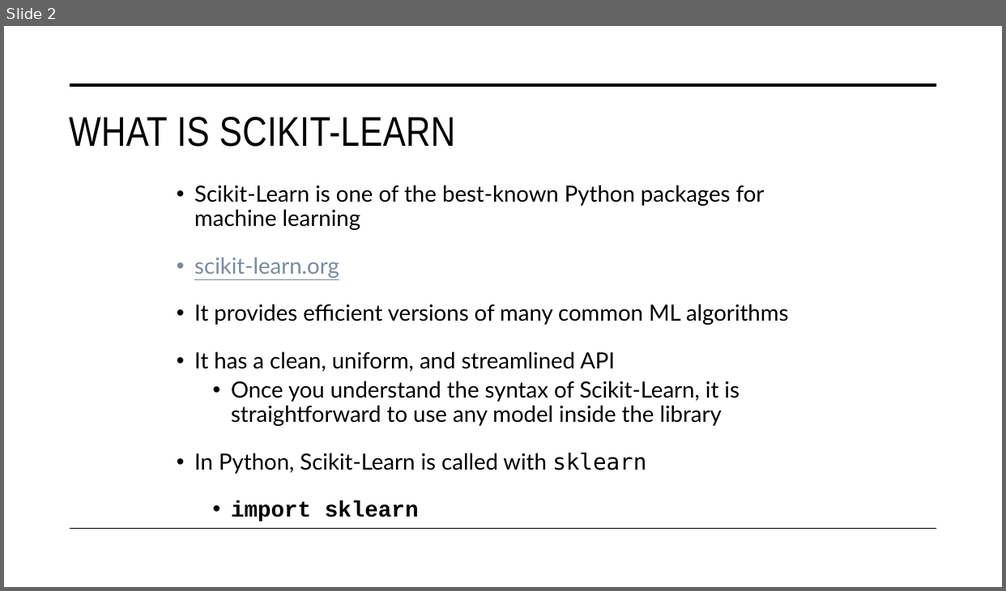
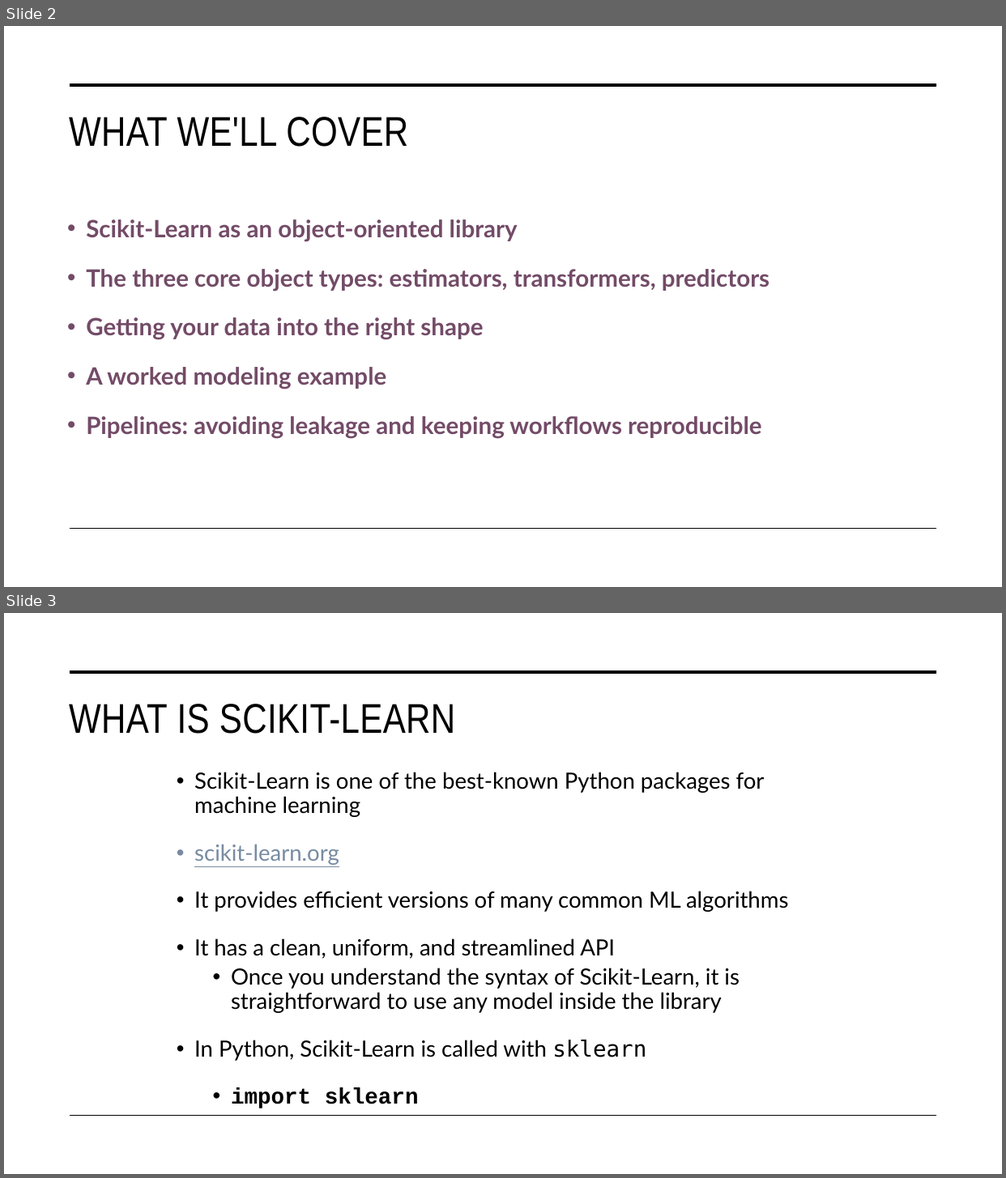
Before and after one commit to STAT-486-Fall-2026/course-content, a slide deck: slides/03-intro-to-sklearn.pptx. Shown one above the other, each under a label of ours: slide 2 before the commit, slides 2 and 3 after it. The pictures are 1006x591 and 1006x1178 pixels, drawn with LibreOffice and Linux fonts; fonts in the diff are those of the drawing. Boxes give left, top, right and bottom in pixels: in the first picture for what was removed or moved away, otherwise in the second. Text is boxed around its words. In the diff, an @@ line names an element or a change of style, - is before the commit and + after.

```diff
--- a/slides/03-intro-to-sklearn.pptx
+++ b/slides/03-intro-to-sklearn.pptx
@@ slide 2 added at box(4, 26, 1002, 587), background #FFFFFF; not listed: 2 template elements that a slide beside it also shows @@
@@ title added at box(69, 117, 408, 147), 40 pt, text #000000 @@
+WHAT WE'LL COVER
@@ text added at box(86, 220, 769, 438), 23 pt, text #734B67, bold @@
+• Scikit-Learn as an object-oriented library
+• The three core object types: estimators, transformers, predictors
+• Getting your data into the right shape
+• A worked modeling example
+• Pipelines: avoiding leakage and keeping workflows reproducible
@@ what was slide 2 is now slide 3 @@
```
Also in this commit, not shown: 6 slides changed, 1 other slide added, 1 other file.
